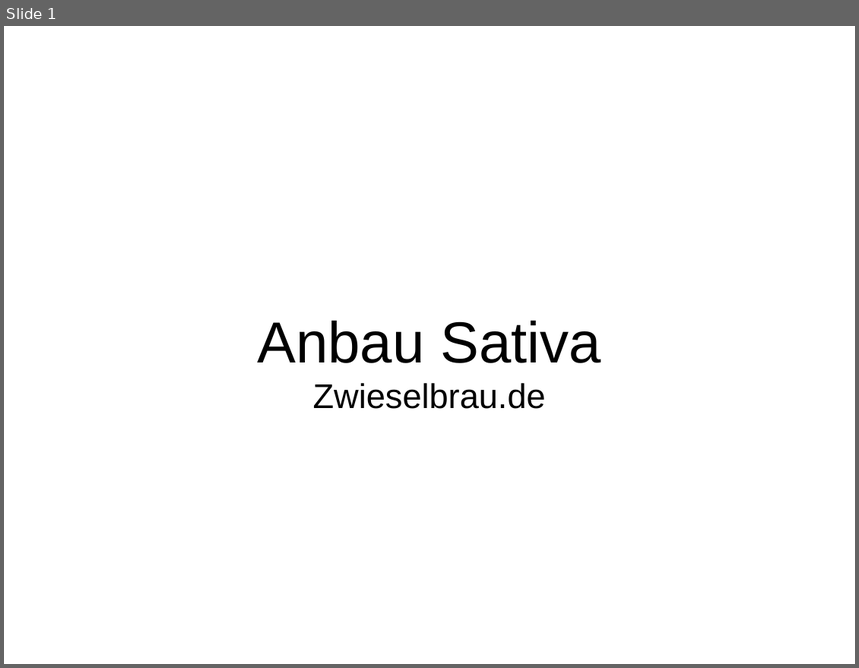
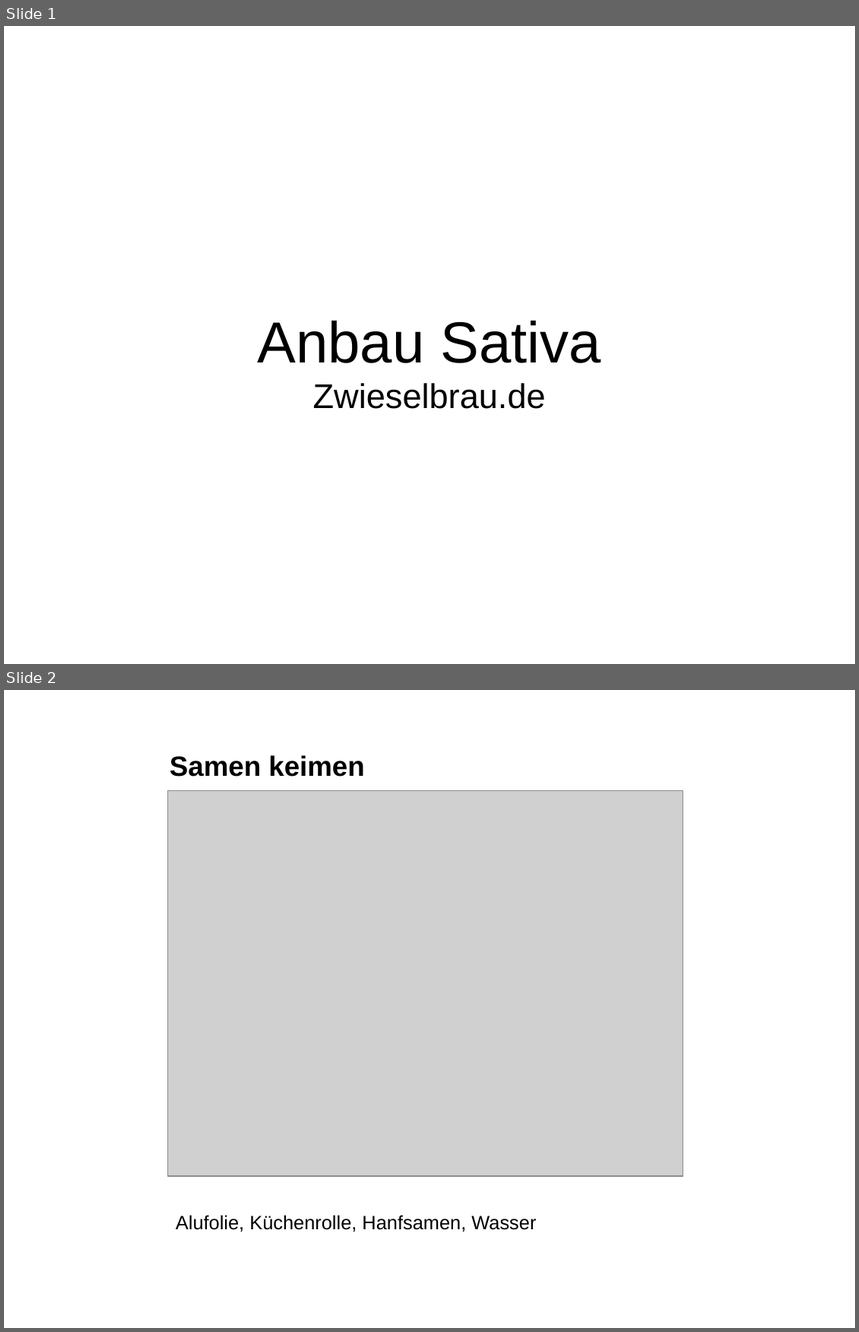
Before and after one commit to sky4walk/documents, a slide deck: Zwieselbrau-AnbauSativa.odp. Shown one above the other, each under a label of ours: slide 1 before the commit, slides 1 and 2 after it. The pictures are 859x668 and 859x1332 pixels, drawn with LibreOffice and Linux fonts; fonts in the diff are those of the drawing; grey boxes stand for pictures. Boxes give left, top, right and bottom in pixels: in the first picture for what was removed or moved away, otherwise in the second. Text is boxed around its words. In the diff, an @@ line names an element or a change of style, - is before the commit and + after.

Commit message:
keimen

```diff
--- a/Zwieselbrau-AnbauSativa.odp
+++ b/Zwieselbrau-AnbauSativa.odp
@@ slide 2 added at (x1=4, y1=690, x2=855, y2=1328), background #FFFFFF @@
@@ text added at (x1=170, y1=755, x2=364, y2=777), 26 pt, text #000000, bold @@
+Samen keimen
@@ picture added at (x1=168, y1=790, x2=683, y2=1176) @@
@@ text added at (x1=176, y1=1215, x2=536, y2=1233), 18 pt, text #000000 @@
+Alufolie, Küchenrolle, Hanfsamen, Wasser
```
Also in this commit, not shown: 4 other slides added.
